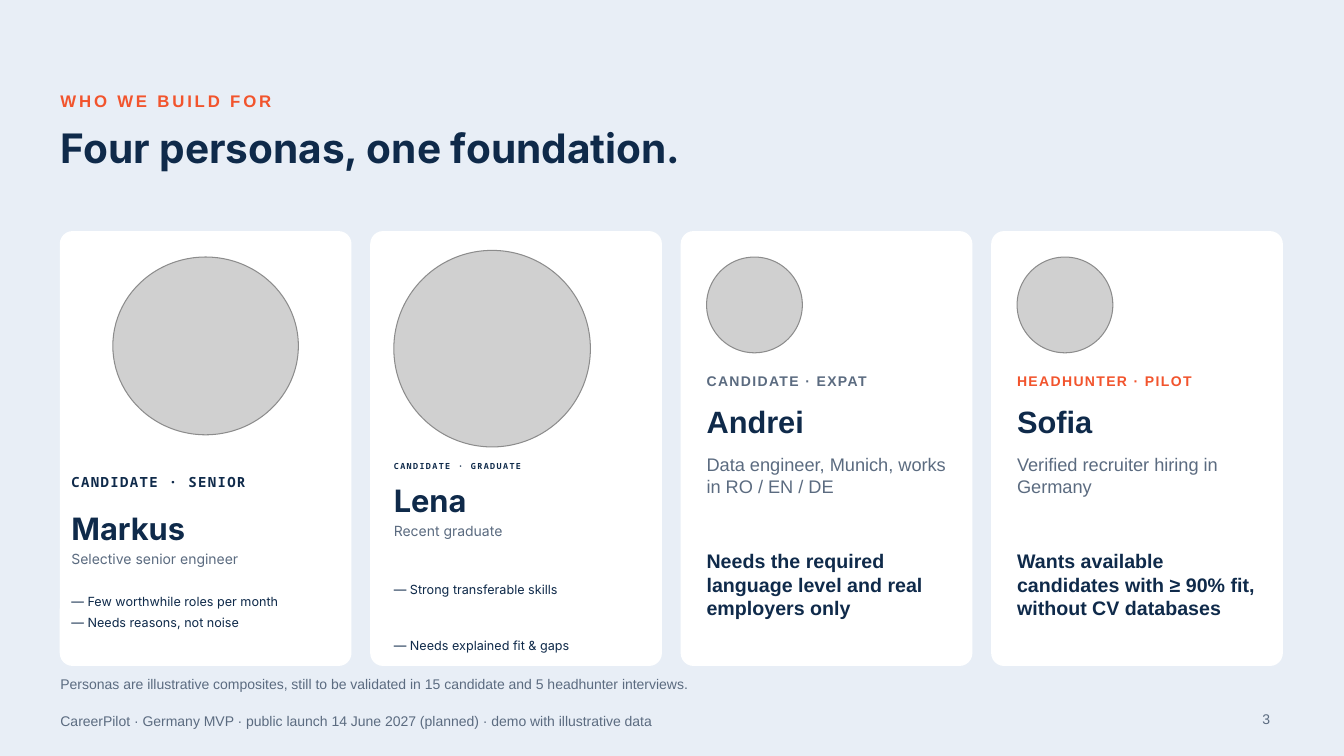
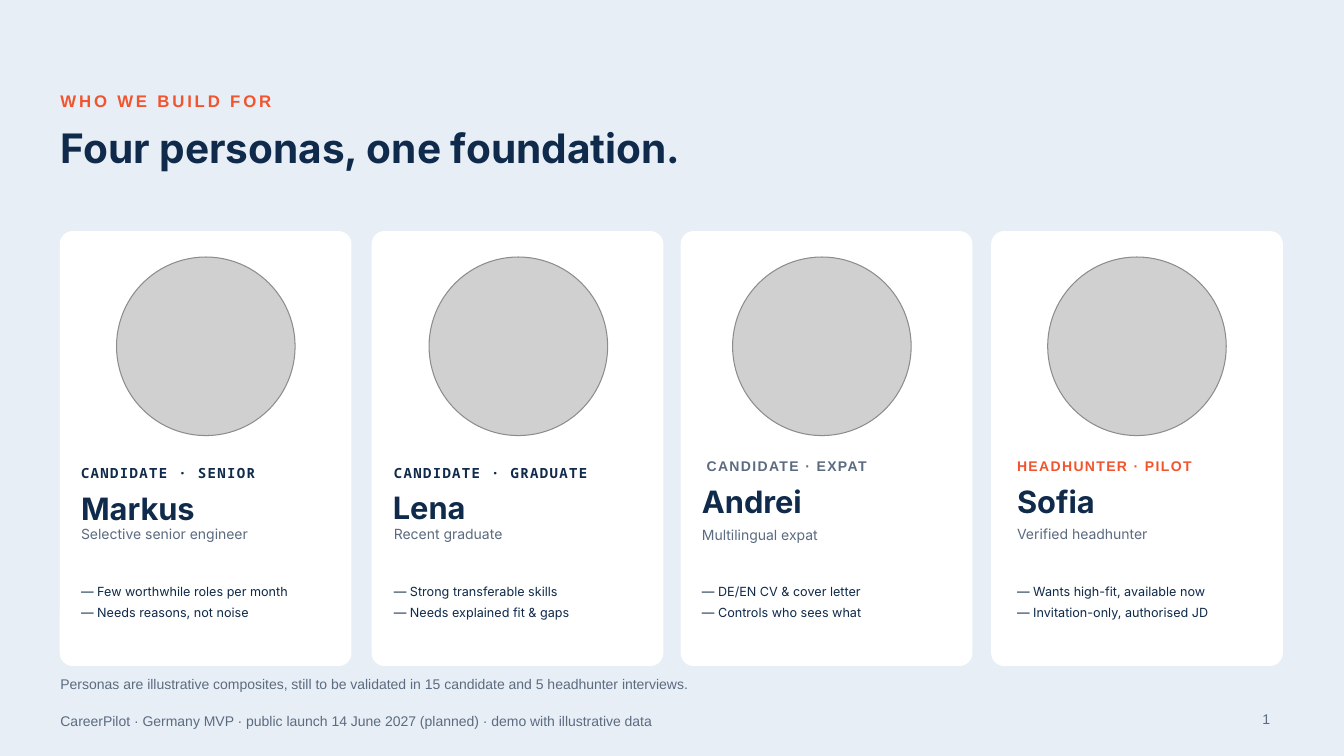
Before and after one commit to cugetare/CareerPilot, a slide deck: slide 1 of docs/05-presentation/CareerPilot Product Story v2.pptx (slide 3 before the commit). Drawn at 1344x756 pixels with LibreOffice and Linux fonts; fonts in the diff are those of the drawing; grey boxes stand for pictures; background and template pictures are left out. Boxes give left, top, right and bottom in pixels: in the first picture for what was removed or moved away, otherwise in the second. Text is boxed around its words. In the diff, an @@ line names an element or a change of style, - is before the commit and + after.

```diff
--- a/docs/05-presentation/CareerPilot Product Story v2.pptx
+++ b/docs/05-presentation/CareerPilot Product Story v2.pptx
@@ picture: place and size @@
-picture at box(113, 257, 298, 435)
+picture at box(117, 257, 295, 436)
@@ picture: place and size @@
-picture at box(394, 250, 591, 447)
+picture at box(430, 257, 608, 436)
@@ picture: place and size @@
-picture at box(707, 257, 803, 353)
+picture at box(733, 257, 911, 436)
@@ picture: place and size @@
-picture at box(1017, 257, 1113, 353)
+picture at box(1048, 257, 1226, 436)
@@ text "CANDIDATE · SENIOR": place and size @@
-text "CANDIDATE · SENIOR" at box(71, 477, 245, 487)
+text "CANDIDATE · SENIOR" at box(81, 468, 255, 478)
@@ text "Markus": place and size @@
-text "Markus" at box(71, 517, 185, 541)
+text "Markus" at box(81, 497, 195, 521)
@@ text "Lena": place and size @@
-text "Lena" at box(394, 489, 467, 513)
+text "Lena" at box(393, 496, 466, 520)
@@ text "CANDIDATE · GRADUATE" at box(394, 468, 588, 478): size 6 to 10 pt @@
@@ text "CANDIDATE · EXPAT": place and size @@
-text "CANDIDATE · EXPAT" at box(707, 376, 867, 386)
+text "CANDIDATE · EXPAT" at box(707, 461, 867, 471)
@@ text removed at box(707, 458, 945, 493) @@
-Data engineer, Munich, works in RO / EN / DE
@@ text "HEADHUNTER · PILOT": place and size @@
-text "HEADHUNTER · PILOT" at box(1017, 376, 1192, 386)
+text "HEADHUNTER · PILOT" at box(1017, 461, 1192, 471)
@@ text removed at box(1017, 458, 1218, 497) @@
-Verified recruiter hiring in Germany
@@ text "Andrei" at box(702, 489, 802, 514): font Arial to Inter @@
@@ text "Andrei": place and size @@
-text "Andrei" at box(707, 410, 804, 434)
+text "Andrei" at box(702, 489, 802, 514)
@@ text "Sofia": place and size @@
-text "Sofia" at box(1017, 410, 1092, 434)
+text "Sofia" at box(1017, 489, 1095, 514)
@@ text "Sofia" at box(1017, 489, 1095, 514): font Arial to Inter @@
@@ text "Selective senior engineer": place and size @@
-text "Selective senior engineer" at box(71, 553, 238, 567)
+text "Selective senior engineer" at box(81, 528, 248, 542)
@@ text added at box(702, 529, 818, 543), 10 pt, text #5B6B80 @@
+Multilingual expat
@@ text added at box(1017, 528, 1147, 539), 10 pt, text #5B6B80 @@
+Verified headhunter
@@ text removed at box(707, 553, 923, 619) @@
-Needs the required language level and real employers only
@@ text removed at box(1017, 553, 1255, 616) @@
-Wants available candidates with ≥ 90% fit, without CV databases
@@ text "— Few worthwhile roles per ...": place and size @@
-text "— Few worthwhile roles per ..." at box(88, 596, 278, 629)
+text "— Few worthwhile roles per ..." at box(97, 586, 288, 619)
@@ text added at box(718, 586, 861, 617), 9 pt, text #0F2A4A @@
+— DE/EN CV & cover letter
+— Controls who sees what
@@ text added at box(1033, 586, 1208, 620), 9 pt, text #0F2A4A @@
+— Wants high-fit, available now
+— Invitation-only, authorised JD
@@ text at box(410, 607, 569, 620): paragraph added @@
+— Needs explained fit & gaps
@@ text removed at box(410, 640, 569, 653) @@
-— Needs explained fit & gaps
@@ page number at box(1262, 714, 1270, 724): text changed @@
-3
+1
```
Also in this commit, not shown: 15 slides removed, 12 other files.
